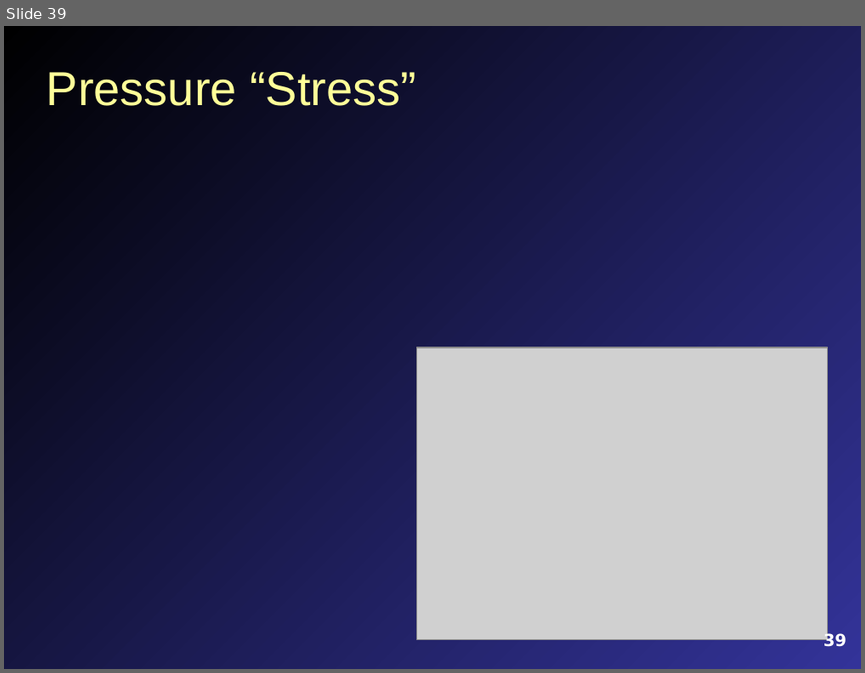
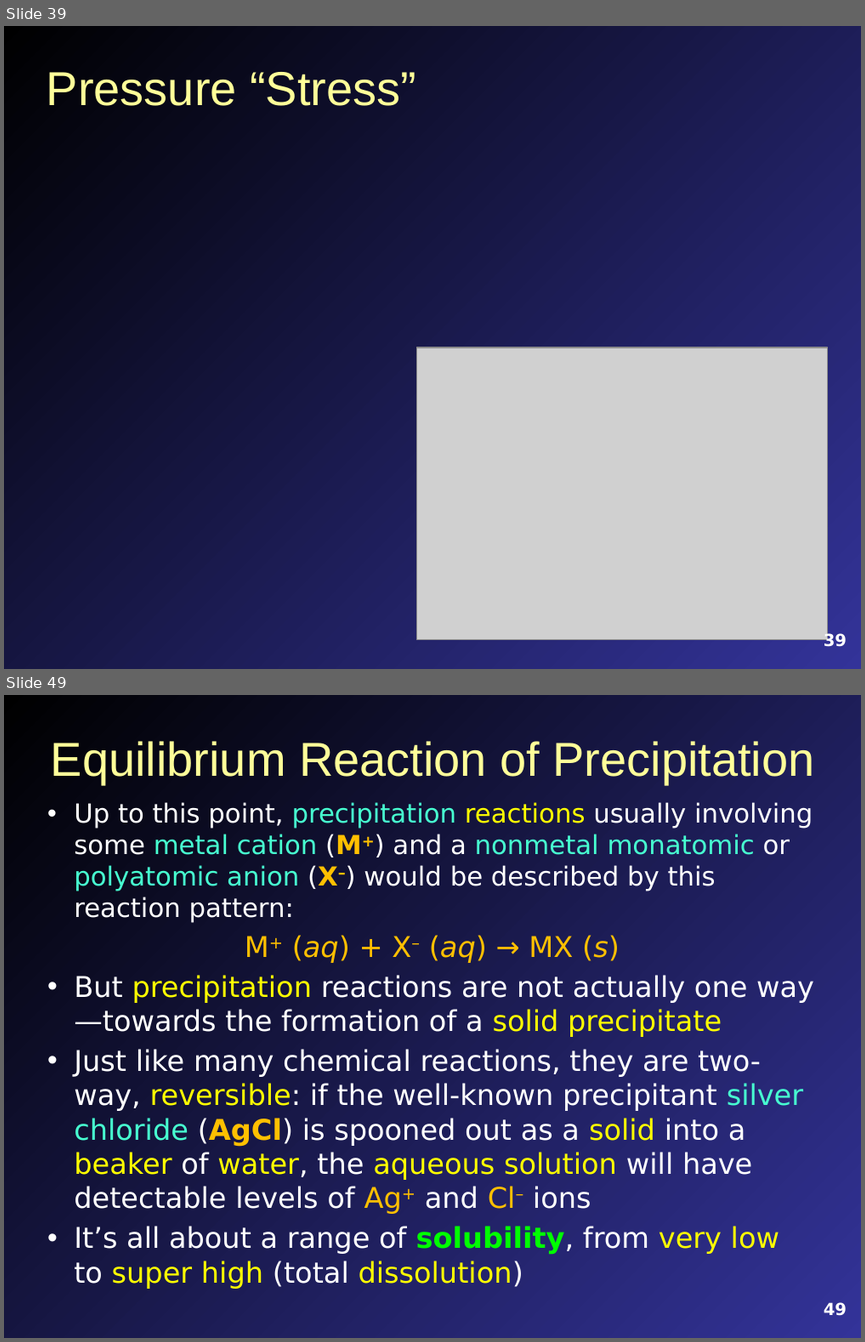
Before and after one commit to mavigozler/mavigozler.github.io, a slide deck: Teaching/Chemistry/Lecture Slides/FCC Chem 3A Chap 13 Content.pptx. Shown one above the other, each under a label of ours: slide 39 before the commit, slides 39 and 49 after it; the slides between them are not shown. The pictures are 865x673 and 865x1342 pixels, drawn with LibreOffice and Linux fonts; fonts in the diff are those of the drawing; grey boxes stand for pictures. Boxes give left, top, right and bottom in pixels: in the first picture for what was removed or moved away, otherwise in the second. Text is boxed around its words. In the diff, an @@ line names an element or a change of style, - is before the commit and + after.

```diff
--- a/Teaching/Chemistry/Lecture Slides/FCC Chem 3A Chap 13 Content.pptx
+++ b/Teaching/Chemistry/Lecture Slides/FCC Chem 3A Chap 13 Content.pptx
@@ slide 49 added at <box>4,695,861,1338</box>, background gradient #000000 to #333399 @@
@@ title added at <box>51,741,815,783</box>, 40 pt, text #FFFF99 @@
+Equilibrium Reaction of Precipitation
@@ text added at <box>74,802,814,1288</box>, 24 pt, text #FFFFFF @@
+• Up to this point, precipitation reactions usually involving some metal cation (M+) and a nonmetal monatomic or polyatomic anion (X–) would be described by this reaction pattern:
+M+ (aq) + X– (aq) → MX (s)
+• But precipitation reactions are not actually one way—towards the formation of a solid precipitate
+• Just like many chemical reactions, they are two-way, reversible: if the well-known precipitant silver chloride (AgCl) is spooned out as a solid into a beaker of water, the aqueous solution will have detectable levels of Ag+ and Cl– ions
+• It’s all about a range of solubility, from very low to super high (total dissolution)
@@ page number added at <box>823,1302,846,1315</box>, 14 pt, text #FFFFFF, bold @@
+49
```
Also in this commit, not shown: 8 slides changed, 10 other slides added, 3 slides removed, 13 other files.
